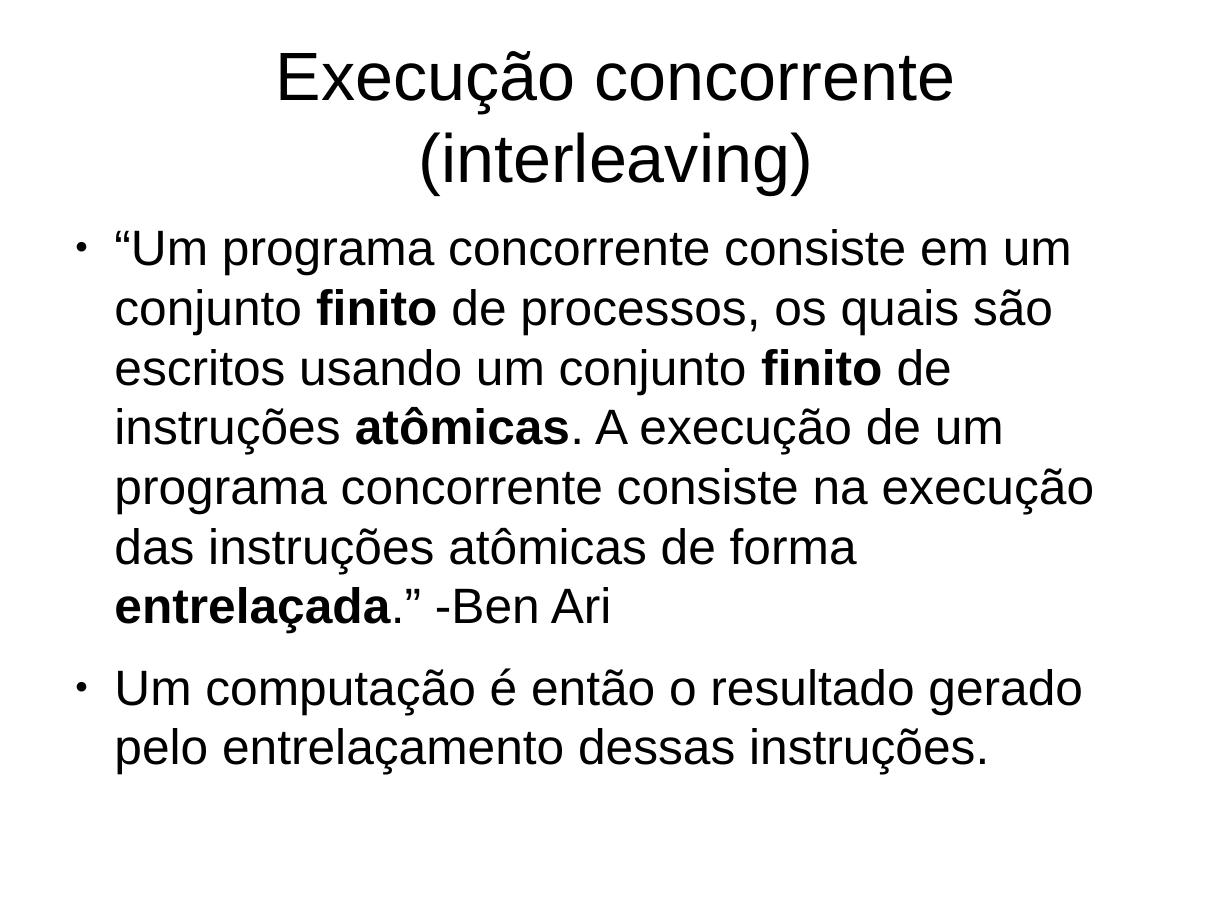
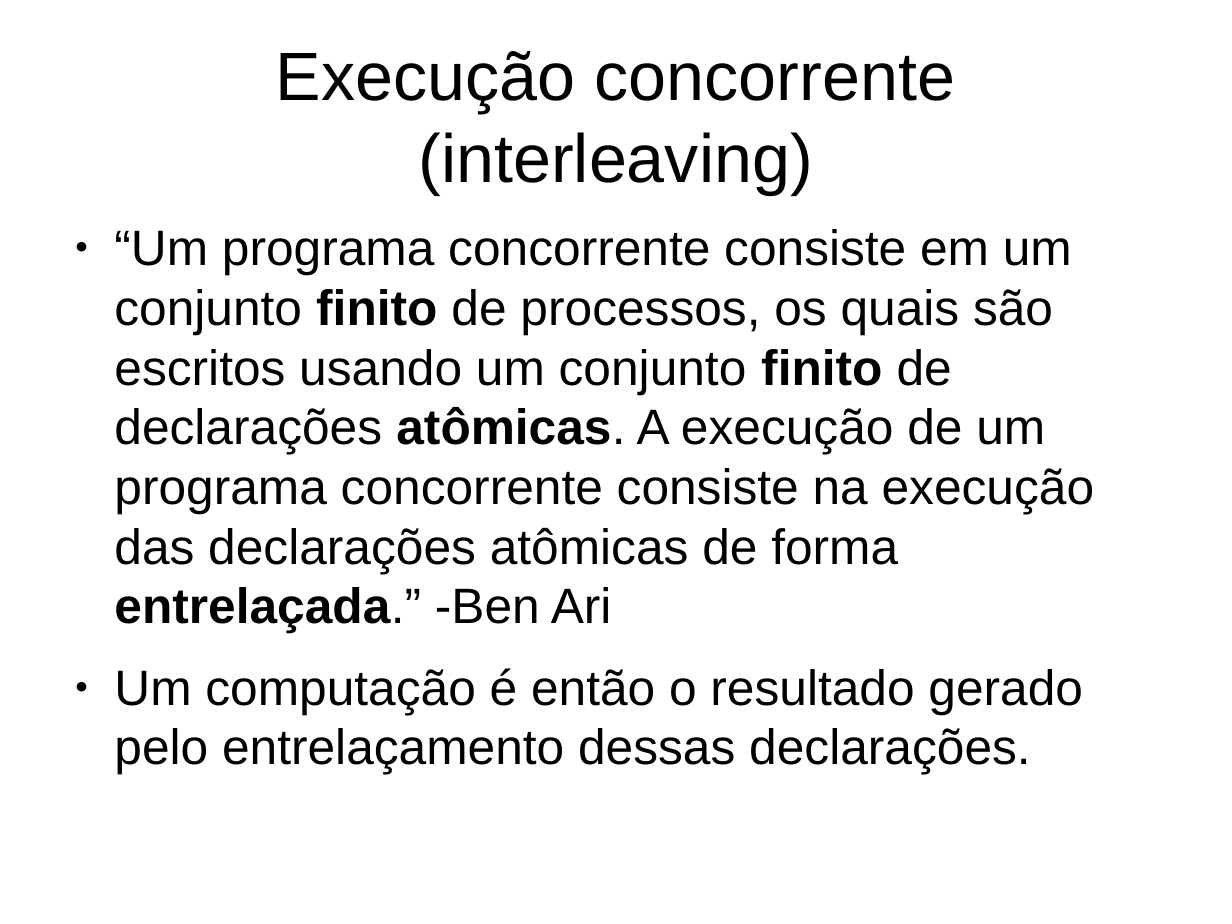
Before and after one commit to jeffersoncarvalho/DSC-2020_1, a slide deck: slide 4 of slides/ben-ari/a02.odp. Drawn at 1232x924 pixels with LibreOffice and Linux fonts; fonts in the diff are those of the drawing. Boxes give left, top, right and bottom in pixels: in the first picture for what was removed or moved away, otherwise in the second. Text is boxed around its words. In the diff, an @@ line names an element or a change of style, - is before the commit and + after.

```diff
--- a/slides/ben-ari/a02.odp
+++ b/slides/ben-ari/a02.odp
@@ text at bbox=[114, 229, 1095, 774]: text changed @@
-● “Um programa concorrente consiste em um conjunto finito de processos, os quais são escritos usando um conjunto finito de instruções atômicas. A execução de um programa concorrente consiste na execução das instruções atômicas de forma entrelaçada.” -Ben Ari
-● Um computação é então o resultado gerado pelo entrelaçamento dessas instruções.
+● “Um programa concorrente consiste em um conjunto finito de processos, os quais são escritos usando um conjunto finito de declarações atômicas. A execução de um programa concorrente consiste na execução das declarações atômicas de forma entrelaçada.” -Ben Ari
+● Um computação é então o resultado gerado pelo entrelaçamento dessas declarações.
```
Also in this commit, not shown: 2 other slides changed, 2 other files.
